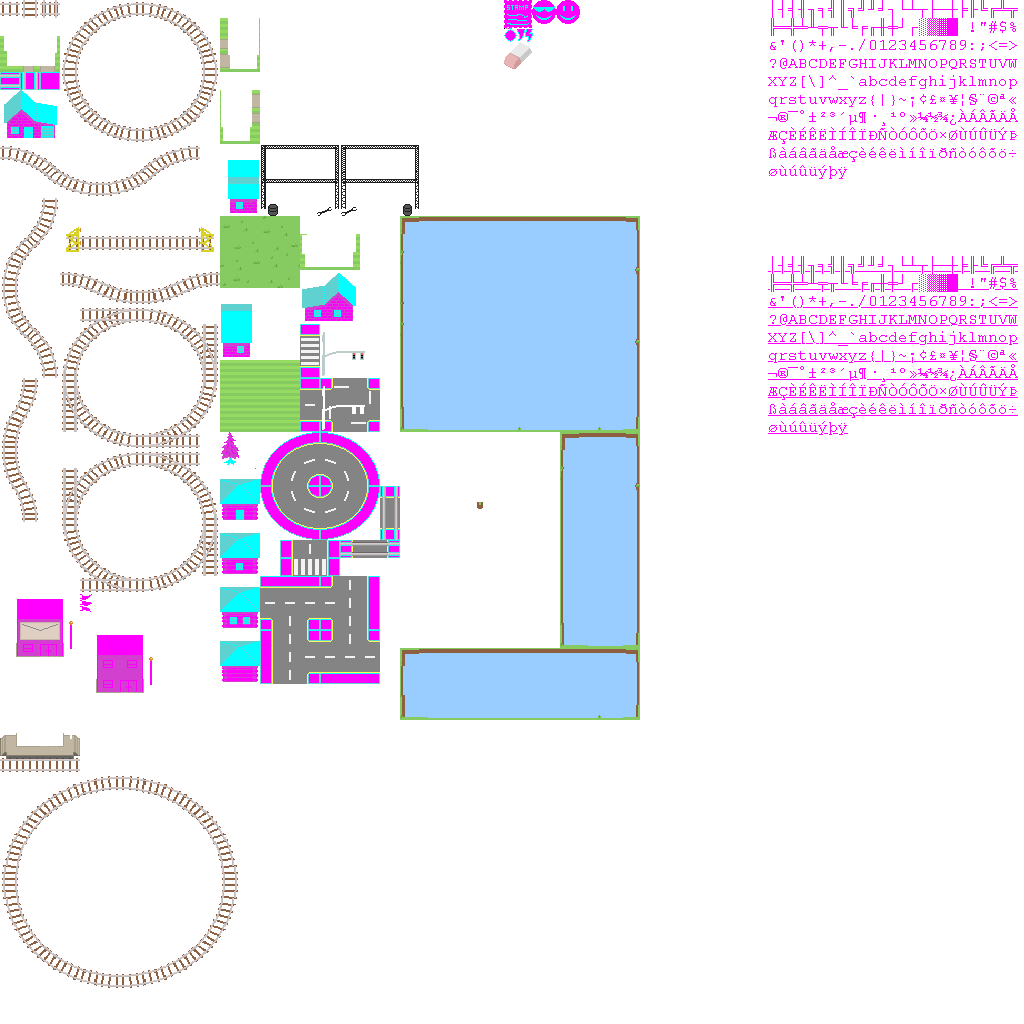
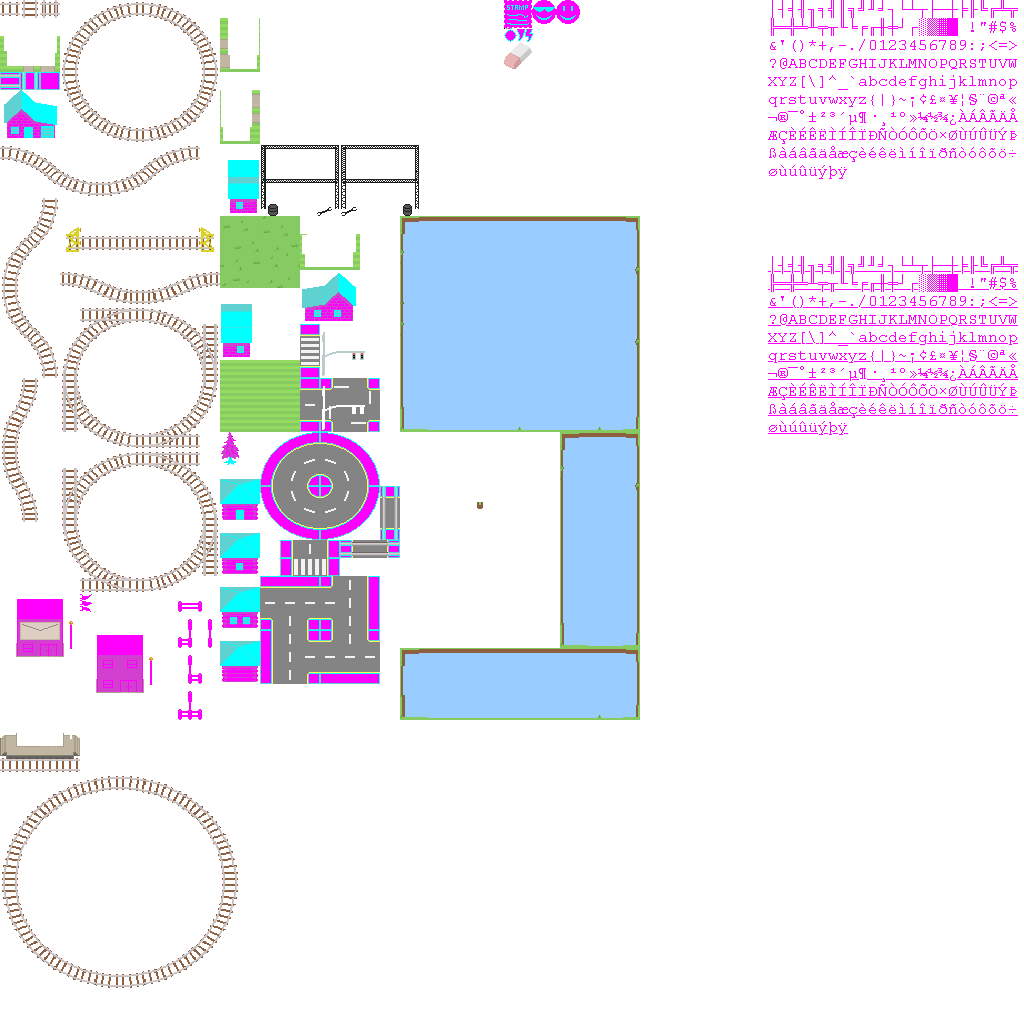
Two versions of the same layered image (w=1024, h=1024). Layer-by-layer changes:
painted on "base.png copy" over [178, 468, 256, 720]
